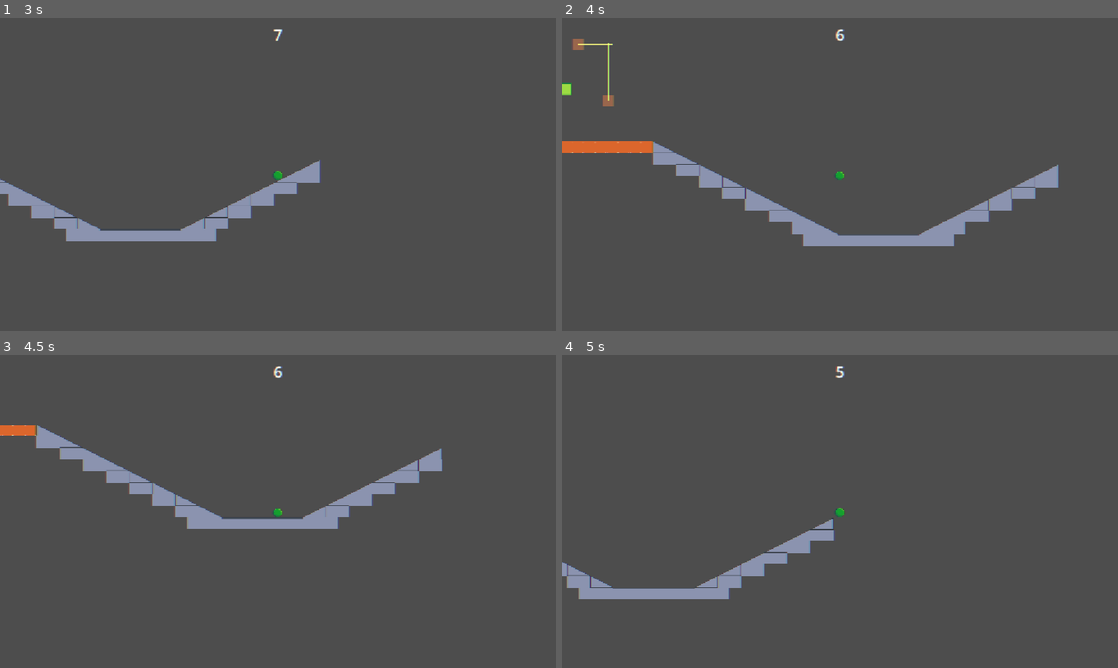
Above: before the commit, frames 1-4 (two rows, left to right).
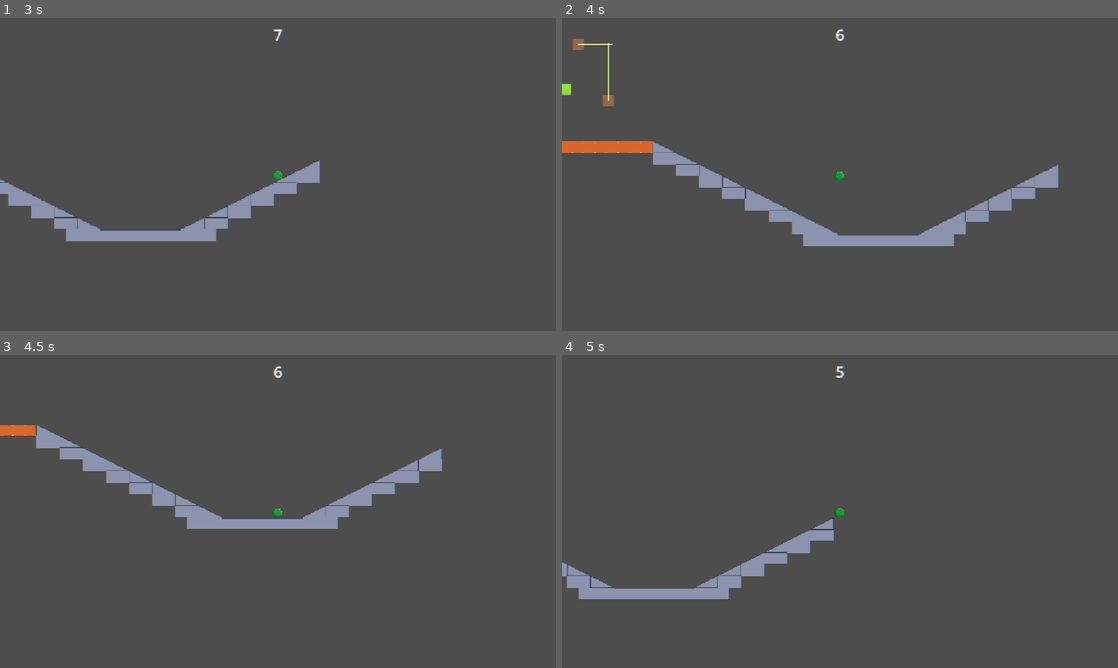
Above: after the commit, the same moments.

Repository: swan-eternal/clockwork
Game: Godot game, scene res://scenes/main_menu.tscn
Two runs of this game, one before a commit and one after it. Both use one fixed random seed, a clock stepped at 60 frames per second and the inputs below.
Inputs:
- Up to frame 1 (3 s): click "Start" at 0.5 s; tap Enter (ui_accept) at 1.25, 1.52, 2.27 s; hold Right (ui_right) 1.28-2.78 s; hold Left (ui_left) from 2.78 s (still down)
- Up to frame 2 (4 s): release Left (ui_left) at 3.53 s; hold Right (ui_right) from 3.53 s (still down); tap Enter (ui_accept) at 3.77 s
- Up to frame 3 (4.5 s): keep holding Right (ui_right)
- Up to frame 4 (5 s): keep holding Right (ui_right); tap Enter (ui_accept) at 4.52 s

Frame 1 is identical in both runs. In frame 2, less than 0.1% of the frame differs, in the area x 47-73%, y 61-70%; in frame 3, less than 0.1%; in frame 4, less than 0.1%.
Error after the commit: Parse Error: Function "wake_up()" not found in base self. (res://scripts/balloon.gd:69)

Commit message:
Force balloon awake to fix off-axis settling
RigidBody2D.can_sleep in the scene file isn't being respected at
runtime in this Godot 4.7 setup — the body still sleeps at low
velocity. When the balloon sleeps, the spring can't pull it back
to the cardinal equilibrium, so it stays at the non-equilibrium
position from the swing (the off-axis bug).

Belt-and-suspenders fix in balloon.gd:
- can_sleep = false + sleeping = false in _ready (force the
  property + wake immediately)
- wake_up() each physics frame if the body is sleeping

DEBUG_OUTPUT is still true so we can verify the next rotation
attempt — once the off-axis settling is gone, flip it to false
and clean up.

Diff:
--- a/scripts/balloon.gd
+++ b/scripts/balloon.gd
@@ -44,6 +44,14 @@
 	# re-applies the correct freeze state, so this is a one-shot fix
 	# that gets overwritten if motion_type=WEIGHT.
 	freeze = false
+	# Belt-and-suspenders against the off-axis-settling bug. If the
+	# body sleeps, the spring can't pull it back to the cardinal
+	# equilibrium — forces don't apply to sleeping bodies. The
+	# `can_sleep = false` flag in the scene file should already do
+	# this, but it apparently isn't taking effect at runtime, so set
+	# it again in code and explicitly wake the body.
+	can_sleep = false
+	sleeping = false
 
 
 func _physics_process(_delta: float) -> void:
@@ -52,6 +60,13 @@
 	# application — the balloon sits anchored at its initial position.
 	if freeze:
 		return
+	# Keep the body awake each frame. The spring force at the wrong
+	# displacement should pull the balloon back to the cardinal
+	# equilibrium, but only if the body is awake. Without this, a
+	# brief moment of low velocity can put the body to sleep and the
+	# spring stops being able to correct it.
+	if sleeping:
+		wake_up()
 	# Read gravity directly from the global singleton each tick. A
 	# Vector2 read is cheap and avoids the "did I miss the signal?"
 	# bug class entirely — no subscription bookkeeping.
